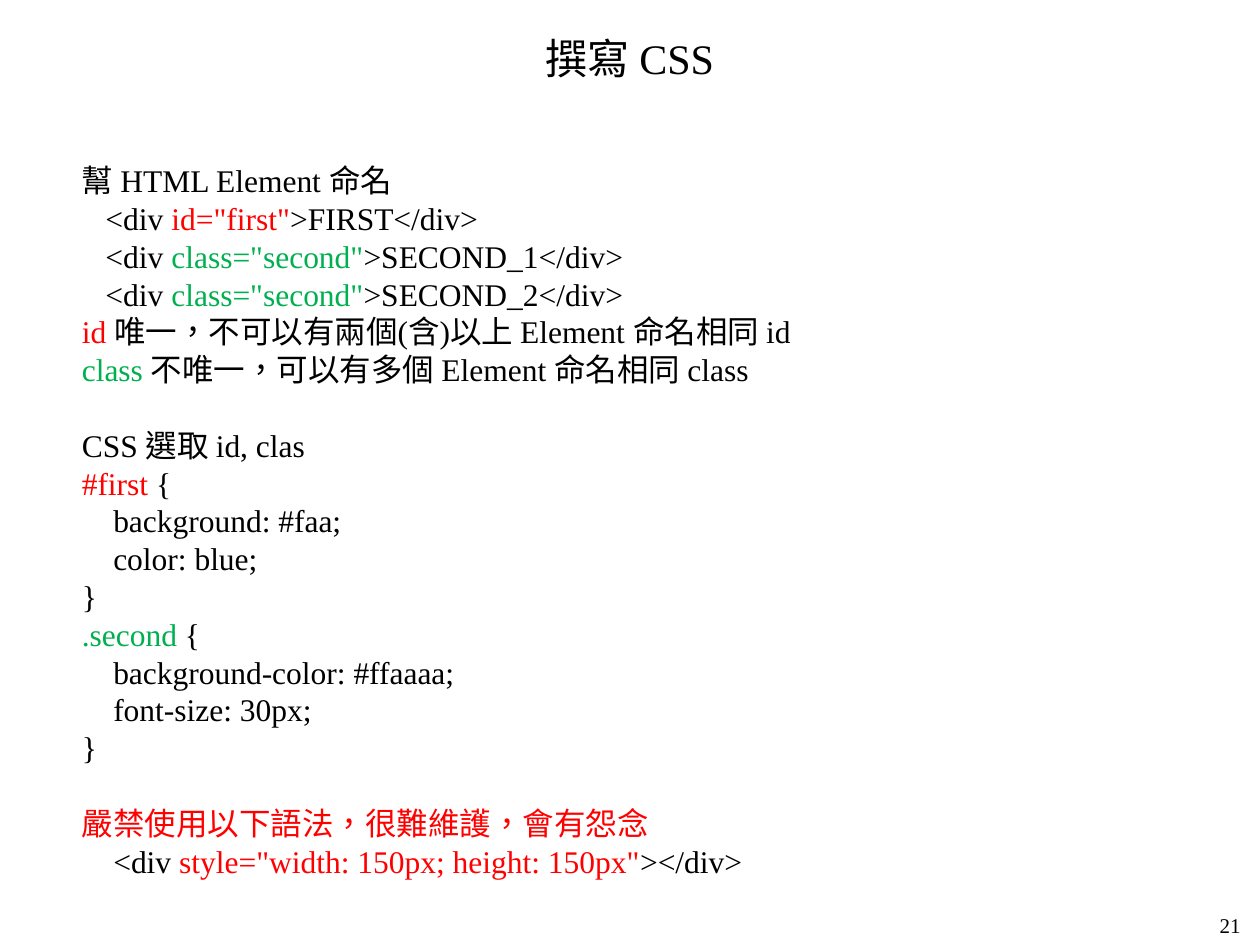
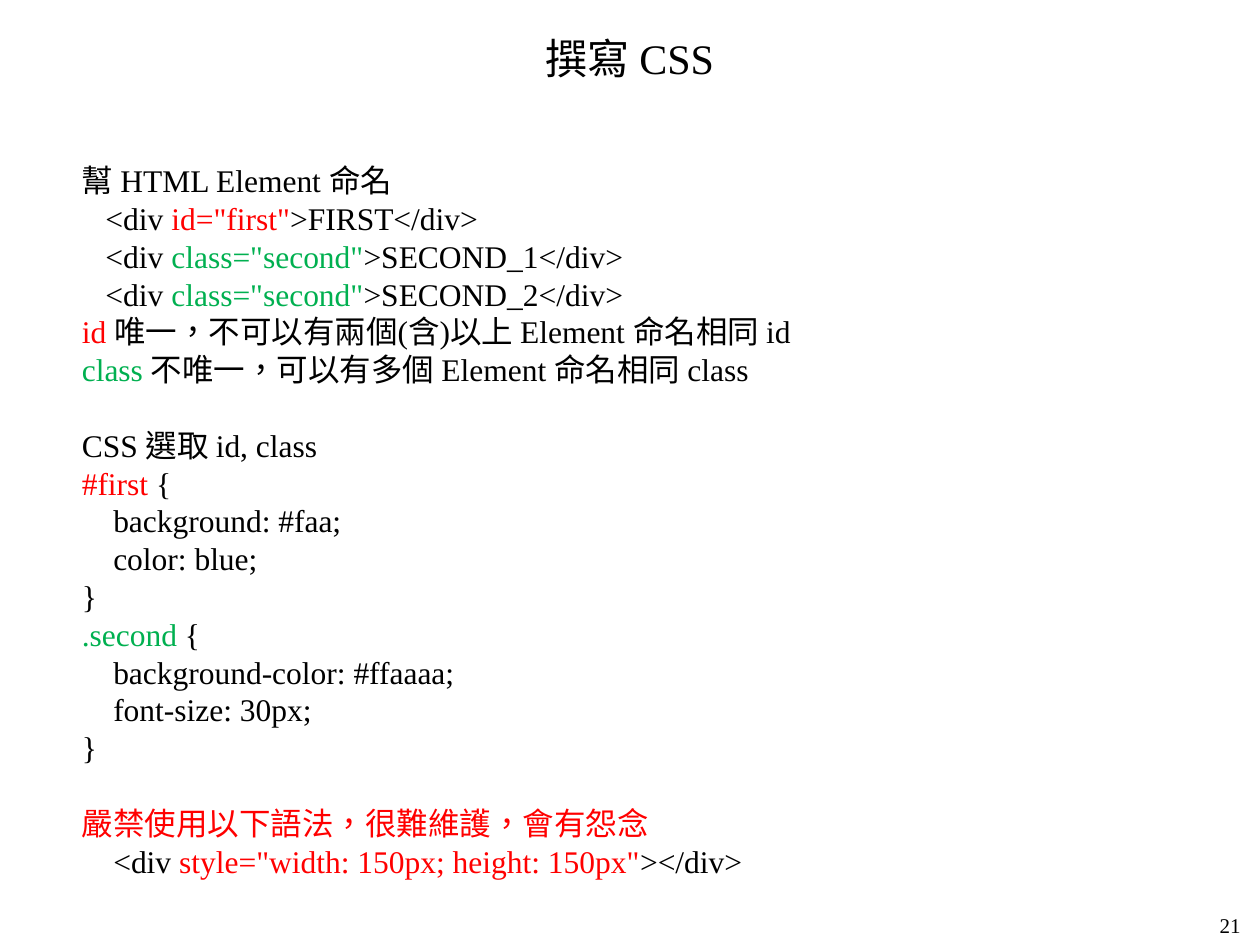
Before and after one commit to mar120434/2021_web_tutor, a slide deck: slide 21 of 靜態網頁.pptx. Drawn at 1260x945 pixels with LibreOffice and Linux fonts; fonts in the diff are those of the drawing. Boxes give left, top, right and bottom in pixels: in the first picture for what was removed or moved away, otherwise in the second. Text is boxed around its words. In the diff, an @@ line names an element or a change of style, - is before the commit and + after.

```diff
--- a/靜態網頁.pptx
+++ b/靜態網頁.pptx
@@ text at <box>82,431,317,462</box>: text changed @@
-CSS 選取 id, clas
+CSS 選取 id, class
```
Also in this commit, not shown: 6 other slides changed, 1 slide added, 2 other files.
